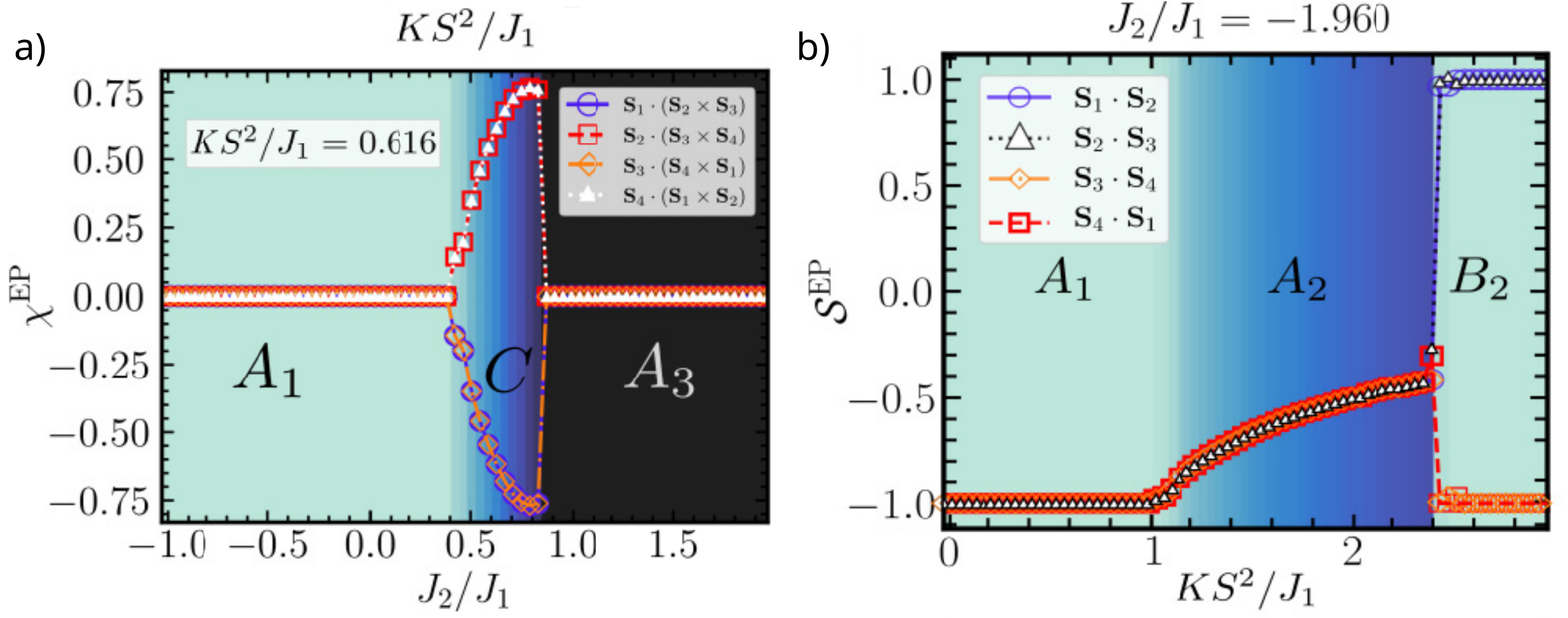
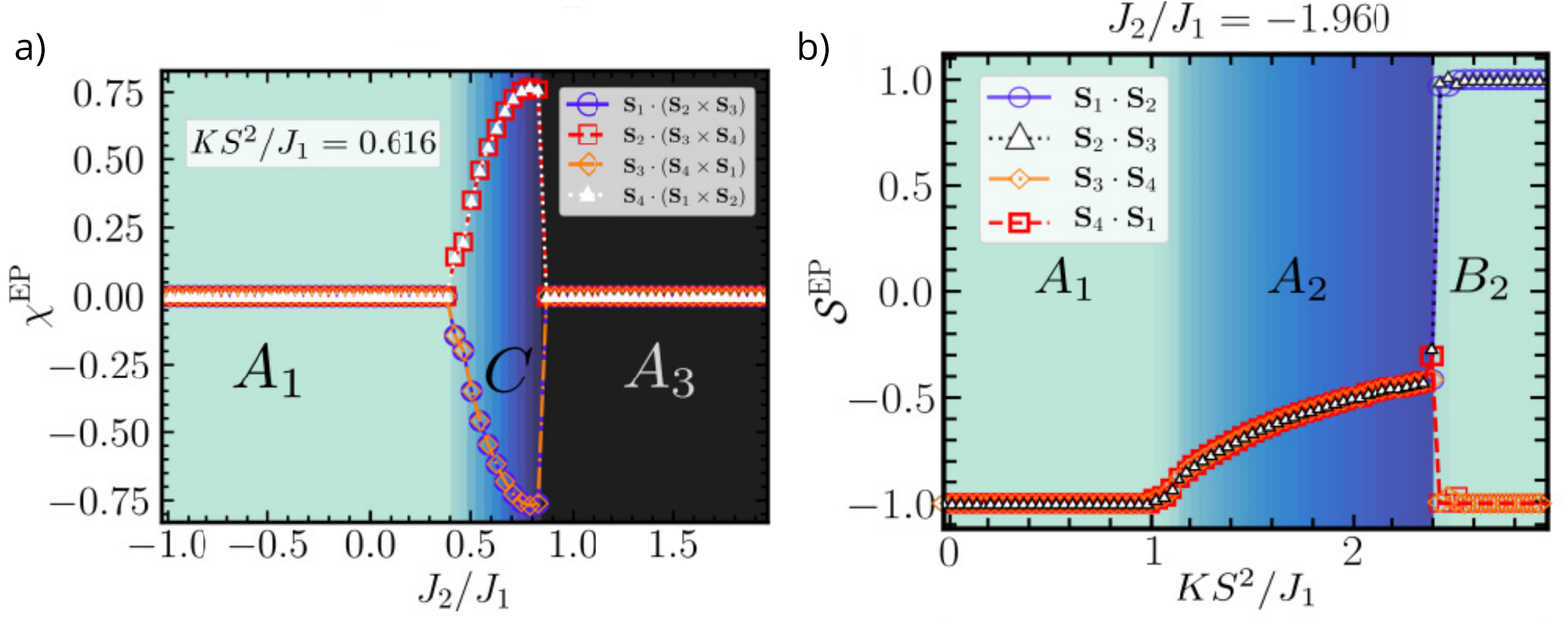
The second 1568 x 618 image is a revision of the first. Changes to its layers:
renamed "b)" to "classical_transitions_combined.png", painted on it over [15, 7, 830, 68]
removed layer "a)" over [15, 33, 46, 67]
removed layer "background" over [15, 7, 830, 68]
